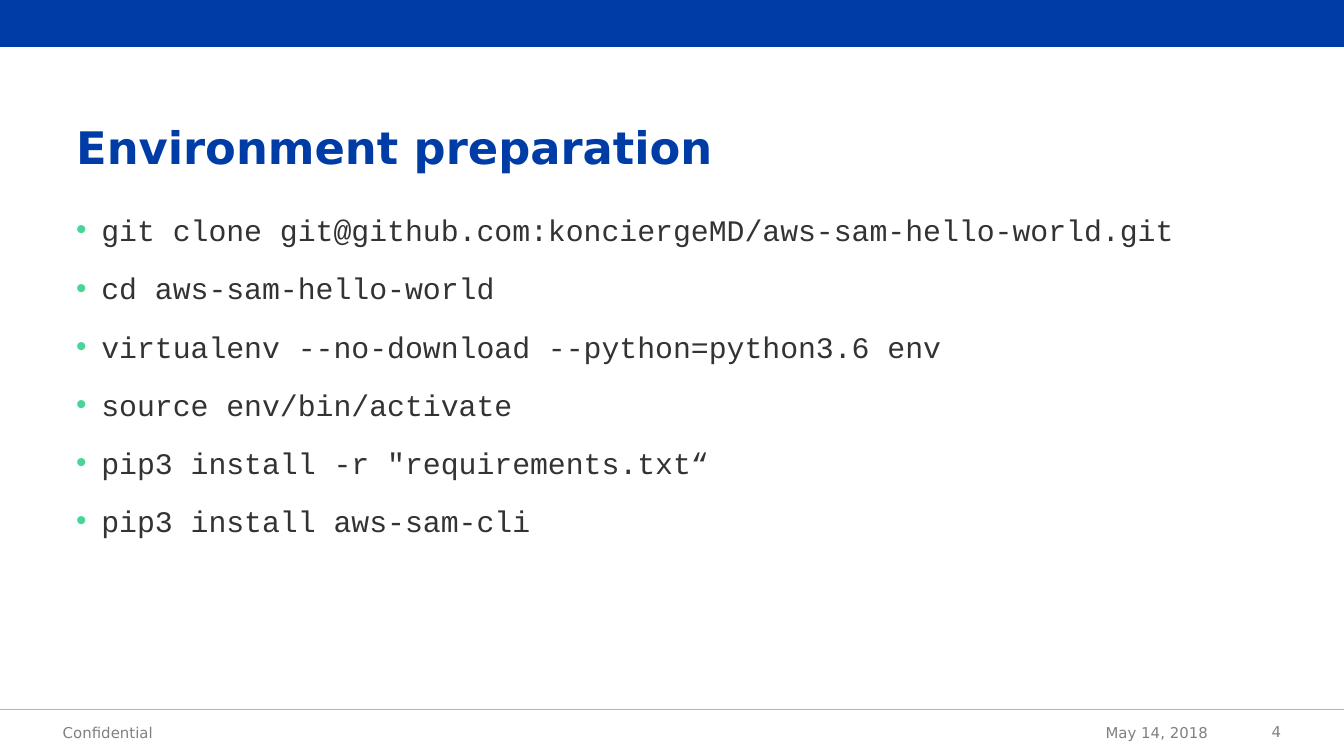
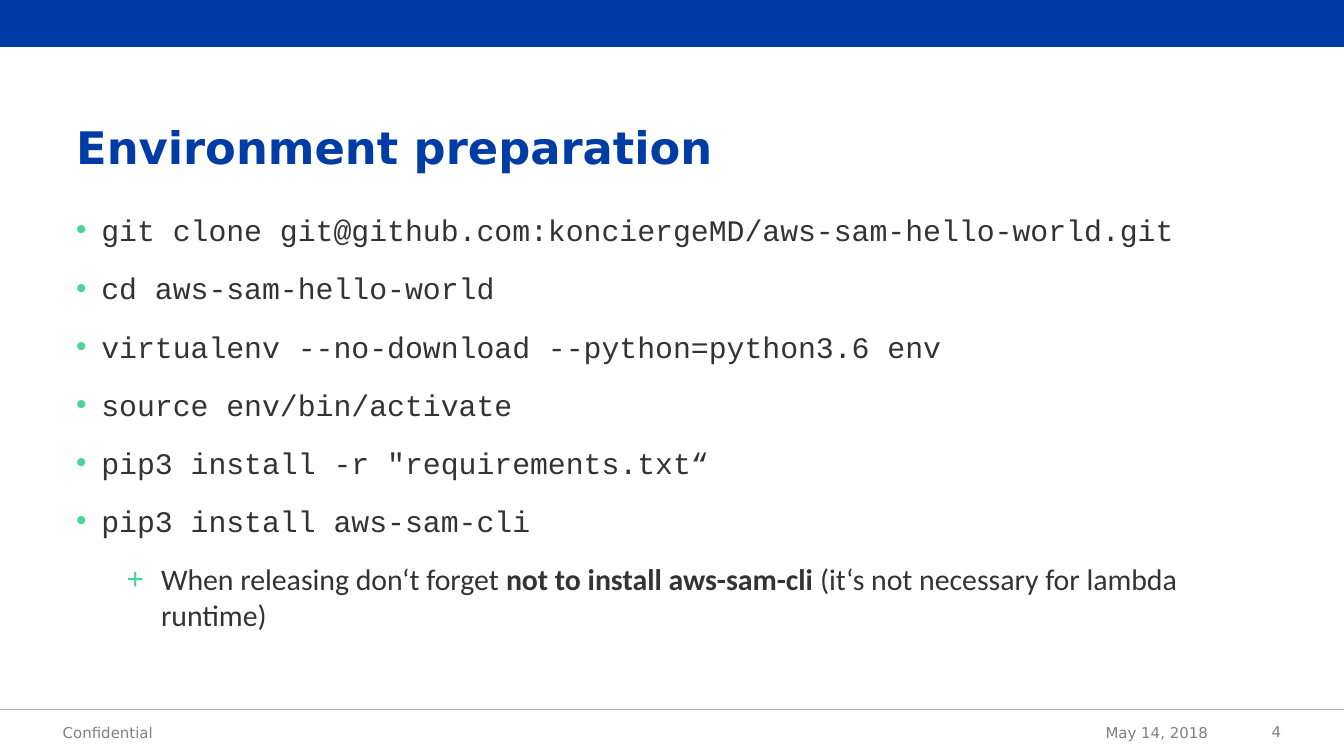
Before and after one commit to jakubzeman-acc/aws-sam-hello-world, a slide deck: slide 4 of demo.pptx. Drawn at 1344x756 pixels with LibreOffice and Linux fonts; fonts in the diff are those of the drawing; background and template pictures are left out. Boxes give left, top, right and bottom in pixels: in the first picture for what was removed or moved away, otherwise in the second. Text is boxed around its words. In the diff, an @@ line names an element or a change of style, - is before the commit and + after.

```diff
--- a/demo.pptx
+++ b/demo.pptx
@@ text at (161,568,1177,630): paragraph added @@
+  + When releasing don‘t forget not to install aws-sam-cli (it‘s not necessary for lambda runtime)
```
Also in this commit, not shown: 3 other files.
